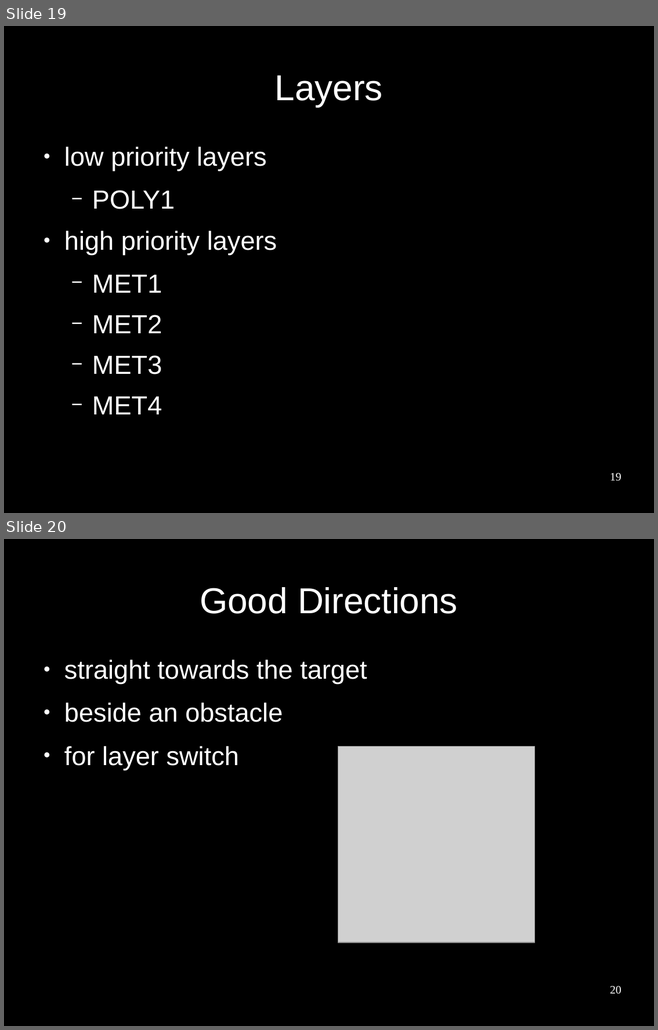
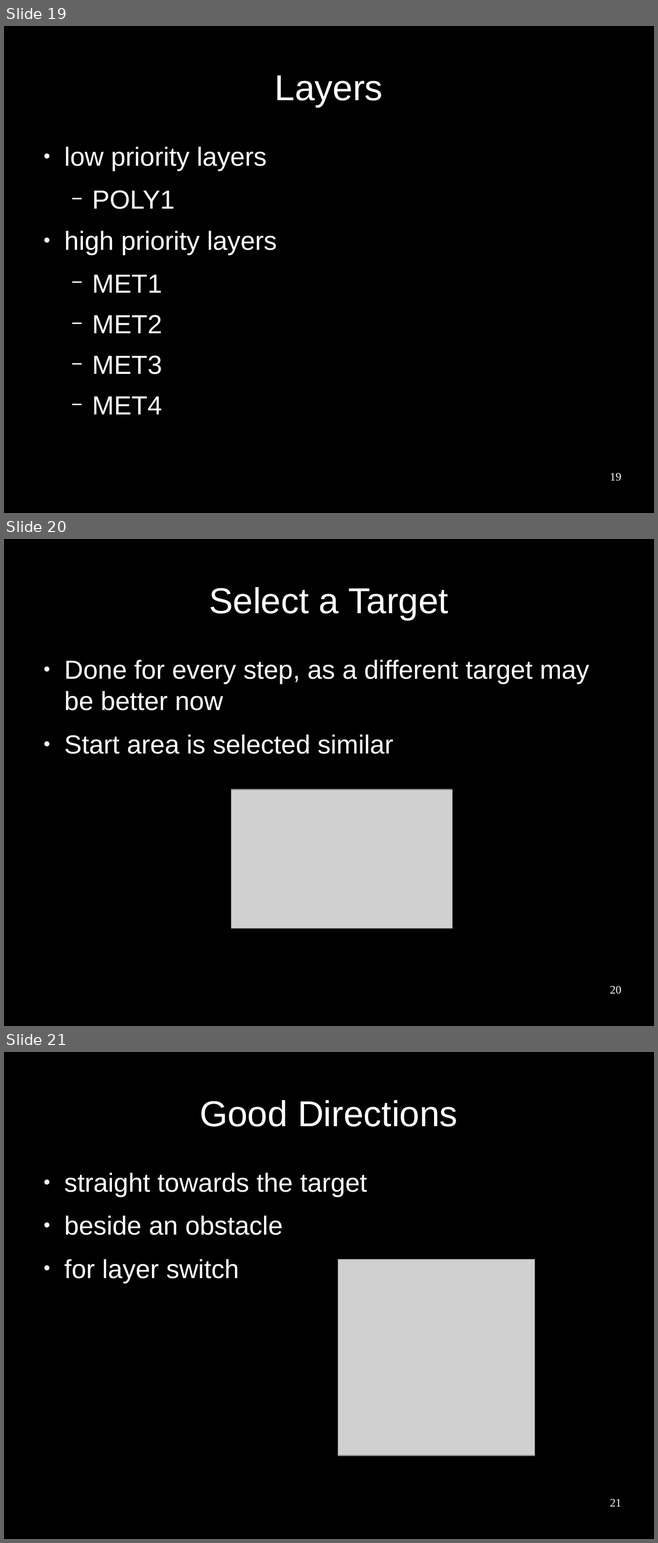
Before and after one commit to benediktibk/bachelorthesis, a slide deck: presentation.odp. Shown one above the other, each under a label of ours: slides 19 and 20 before the commit, slides 19, 20 and 21 after it. The pictures are 658x1030 and 658x1543 pixels, drawn with LibreOffice and Linux fonts; fonts in the diff are those of the drawing; grey boxes stand for pictures; background and template pictures are left out. Boxes give left, top, right and bottom in pixels: in the first picture for what was removed or moved away, otherwise in the second. Text is boxed around its words. In the diff, an @@ line names an element or a change of style, - is before the commit and + after.

Commit message:
added description of the target selection to the presentation

```diff
--- a/presentation.odp
+++ b/presentation.odp
@@ slide 20 added at [4, 539, 654, 1026], background #000000 @@
@@ title added at [209, 587, 448, 620], 44 pt, text #FFFFFF @@
+Select a Target
@@ text added at [64, 660, 589, 754], 32 pt, text #FFFFFF @@
+● Done for every step, as a different target may be better now
+● Start area is selected similar
@@ picture added at [231, 790, 452, 929] @@
@@ page number added at [610, 986, 621, 994], 14 pt, text #FFFFFF @@
+20
@@ what was slide 20 is now slide 21 @@
@@ page number at [610, 1499, 621, 1507]: text changed @@
-20
+21
```
Also in this commit, not shown: 1 other file.
